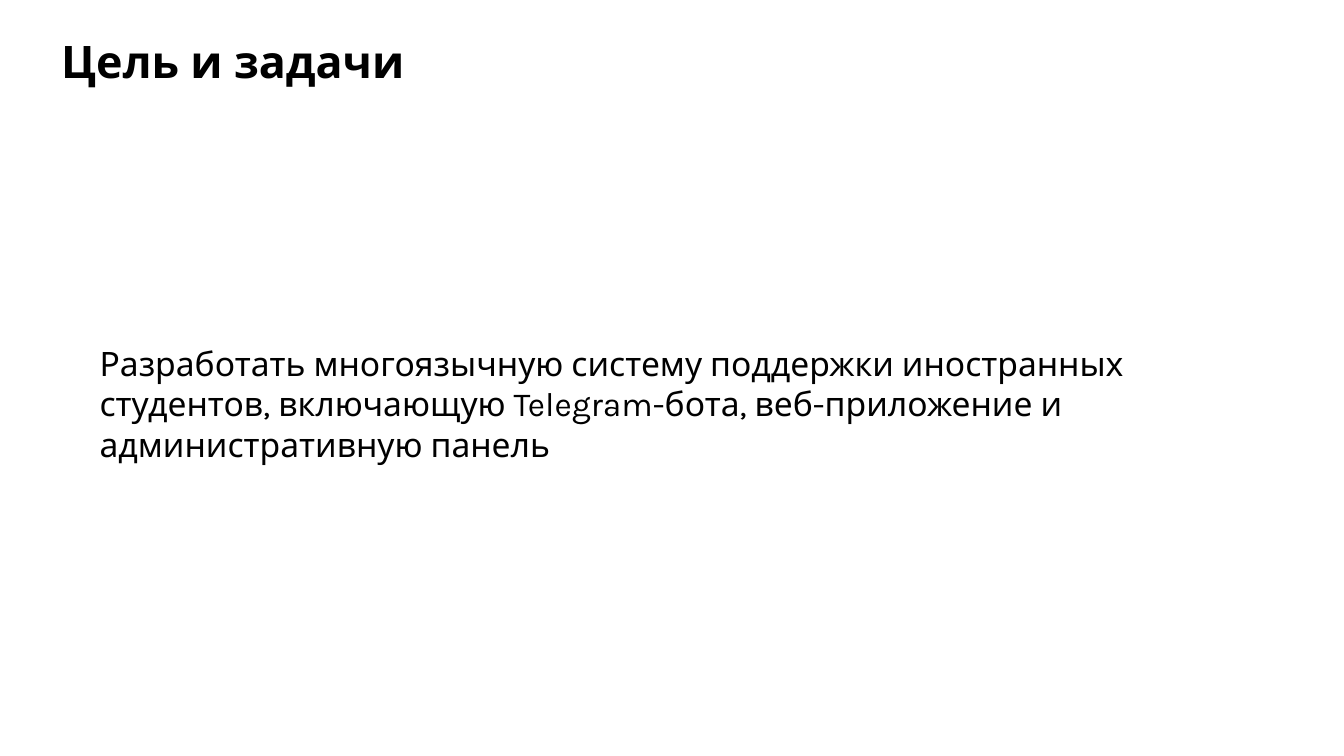
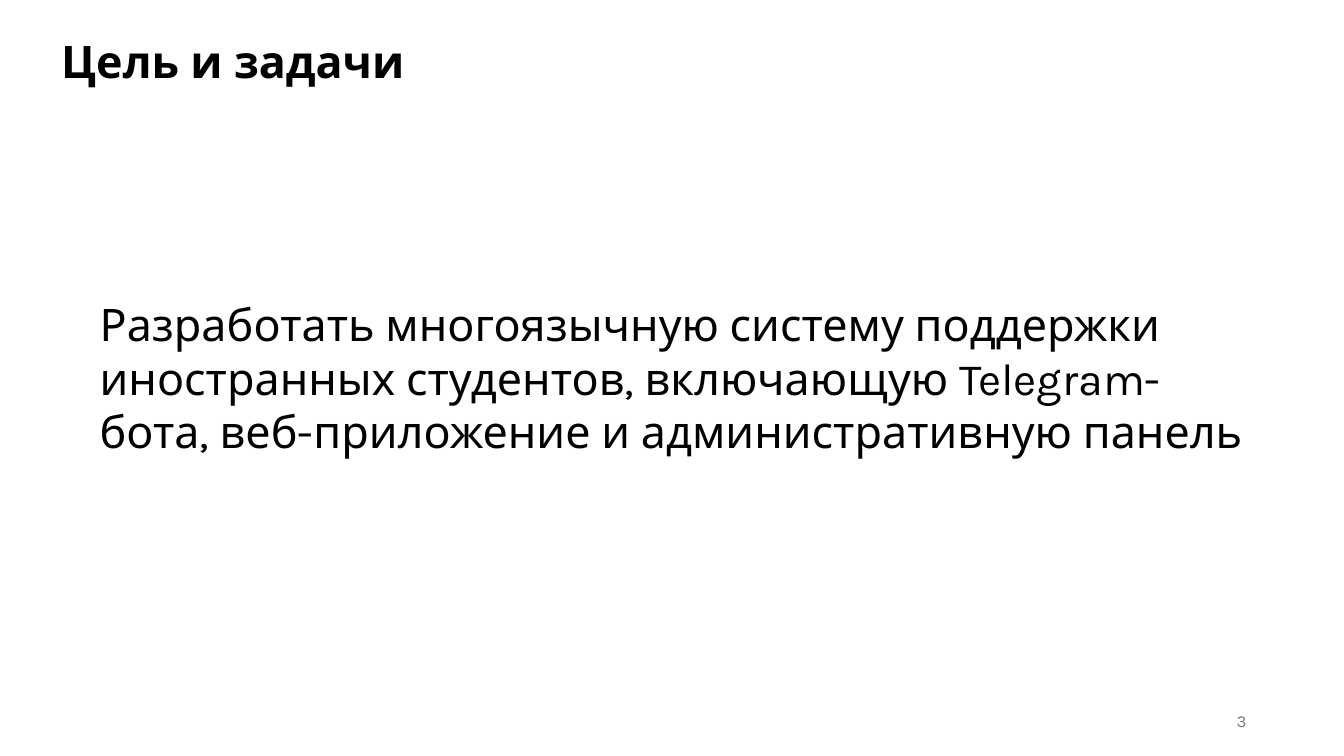
Before and after one commit to Ven-i-amin/vsu-on-board-bot, a slide deck: slide 3 of materials/презентация-2.pptx. Drawn at 1344x756 pixels with LibreOffice and Linux fonts; fonts in the diff are those of the drawing. Boxes give left, top, right and bottom in pixels: in the first picture for what was removed or moved away, otherwise in the second. Text is boxed around its words. In the diff, an @@ line names an element or a change of style, - is before the commit and + after.

```diff
--- a/materials/презентация-2.pptx
+++ b/materials/презентация-2.pptx
@@ text "Разработать многоязычную систему поддержки иностранных ...": place and size @@
-text "Разработать многоязычную систему поддержки иностранных ..." at box(100, 350, 1124, 465)
+text "Разработать многоязычную систему поддержки иностранных ..." at box(100, 306, 1243, 459)
@@ text "Разработать многоязычную систему поддержки иностранных ..." at box(100, 306, 1243, 459): size 24 to 32 pt @@
@@ page number added at box(1237, 716, 1247, 727), 12 pt, text #757575 @@
+3
```
Also in this commit, not shown: 11 other slides changed, 3 slides added, 1 other file.
